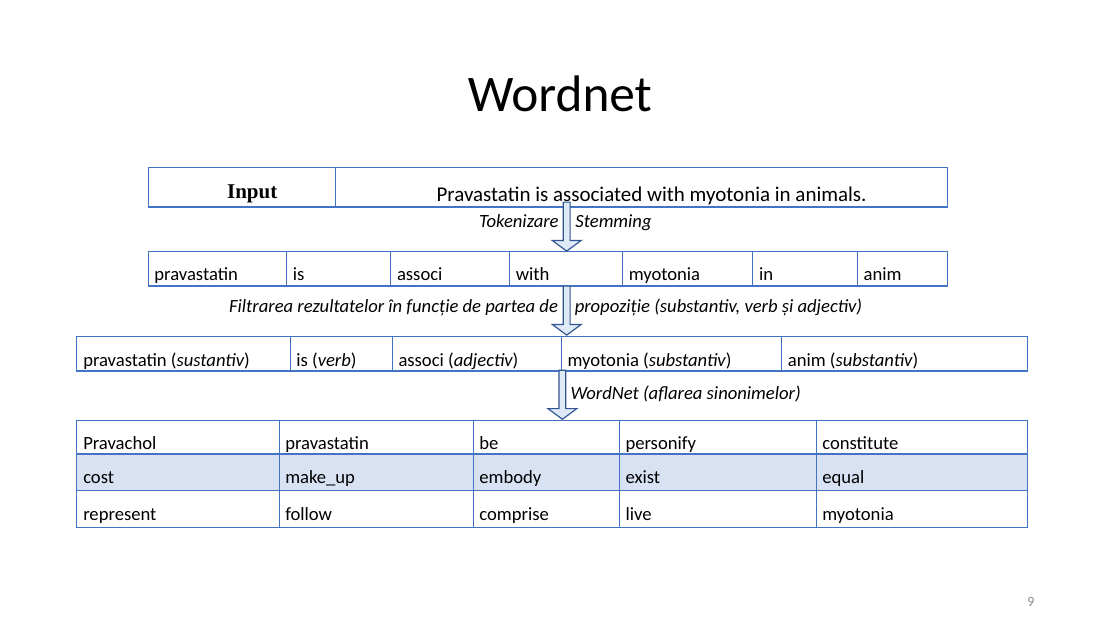
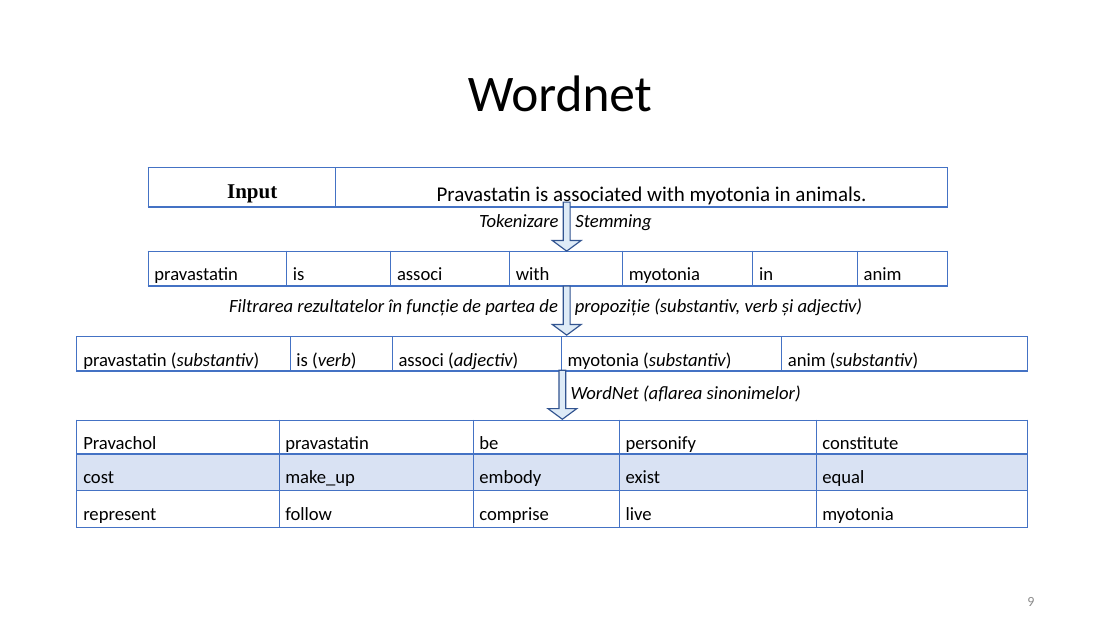
Before and after one commit to MariusParasca/Licenta-FII, a slide deck: slide 9 of Prezentare licenta.pptx. Drawn at 1120x630 pixels with LibreOffice and Linux fonts; fonts in the diff are those of the drawing. Boxes give left, top, right and bottom in pixels: in the first picture for what was removed or moved away, otherwise in the second. Text is boxed around its words. In the diff, an @@ line names an element or a change of style, - is before the commit and + after.

Commit message:
update

```diff
--- a/Prezentare licenta.pptx
+++ b/Prezentare licenta.pptx
@@ table at box(77, 337, 1028, 376) @@
-row 1, column 1: pravastatin (sustantiv)
+row 1, column 1: pravastatin (substantiv)
```
